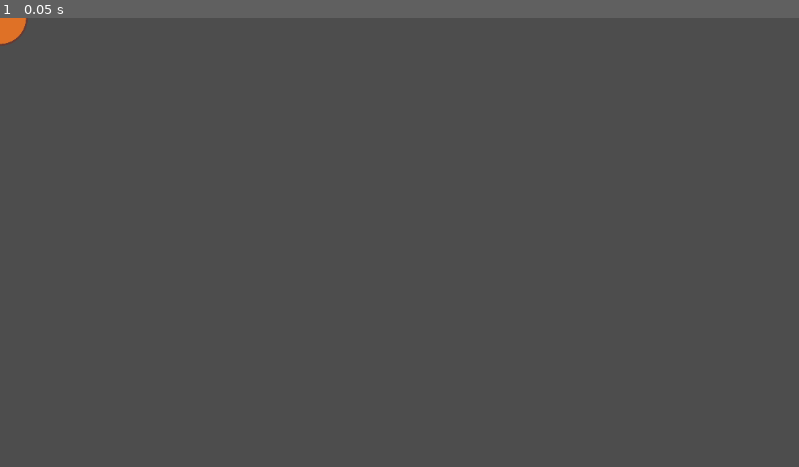
Above: before the commit, frame 1.
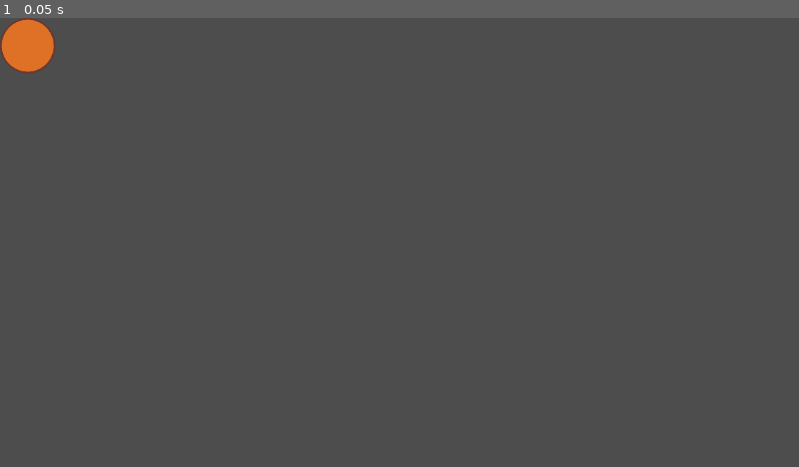
Above: after the commit, the same moment.

Repository: EscapeTheWeapon/YouAreTheWeapon
Game: Godot game, scene res://Scenes/button_basic.tscn
Two runs of this game, one before a commit and one after it. Both use one fixed random seed, a clock stepped at 60 frames per second and the inputs below. Before the commit the project has no main scene; this scene is started directly in both runs.
Inputs:
- Up to frame 1 (0.05 s): no input

The runs differ from the first frame. In frame 1, 0.6% of the frame differs, in the area x 0-7%, y 0-13%.

Commit message:
created signals for mouse enter collision

Diff:
--- a/youaretheweapon/Scenes/button_basic.tscn
+++ b/youaretheweapon/Scenes/button_basic.tscn
@@ -1,16 +1,23 @@
-[gd_scene load_steps=3 format=3 uid="uid://b8dbfm3oo10mo"]
+[gd_scene load_steps=4 format=3 uid="uid://b8dbfm3oo10mo"]
 
+[ext_resource type="Script" path="res://Scripts/button_basic.gd" id="1_3p1li"]
 [ext_resource type="Texture2D" uid="uid://62pwd4dfsi20" path="res://Assets/button_basic.png" id="1_ijqjt"]
 
 [sub_resource type="CircleShape2D" id="CircleShape2D_545yu"]
 radius = 40.0
 
 [node name="BasicHitButton" type="Area2D"]
+script = ExtResource("1_3p1li")
 
 [node name="Sprite2D" type="Sprite2D" parent="."]
-position = Vector2(-1.13687e-13, 5.68434e-14)
+position = Vector2(40, 40)
 scale = Vector2(0.3125, 0.3125)
 texture = ExtResource("1_ijqjt")
 
 [node name="CollisionShape2D" type="CollisionShape2D" parent="."]
+position = Vector2(40, 40)
+scale = Vector2(1, 1)
 shape = SubResource("CircleShape2D_545yu")
+
+[connection signal="mouse_entered" from="." to="." method="_on_mouse_entered"]
+[connection signal="mouse_exited" from="." to="." method="_on_mouse_exited"]
--- /dev/null
+++ b/youaretheweapon/Scripts/button_basic.gd
@@ -0,0 +1,20 @@
+extends Area2D
+
+var touch_down = false
+var mouse_inside_area = false
+
+# Called when the node enters the scene tree for the first time.
+func _ready():
+	pass
+	# Replace with function body.
+
+
+# Called every frame. 'delta' is the elapsed time since the previous frame.
+func _process(delta: float):
+	pass
+
+func _on_mouse_entered():
+	mouse_inside_area = true
+
+func _on_mouse_exited():
+	mouse_inside_area = false
--- a/youaretheweapon/project.godot
+++ b/youaretheweapon/project.godot
@@ -11,6 +11,7 @@
 [application]
 
 config/name="YOuaretheWeapon"
+run/main_scene="res://Scenes/button_basic.tscn"
 config/features=PackedStringArray("4.3", "Forward Plus")
 config/icon="res://icon.svg"
 
